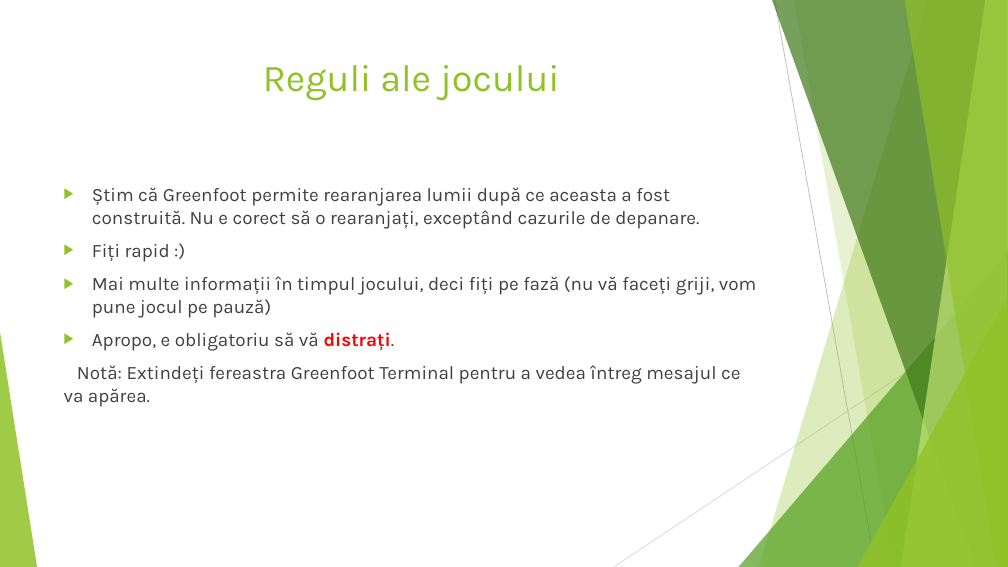
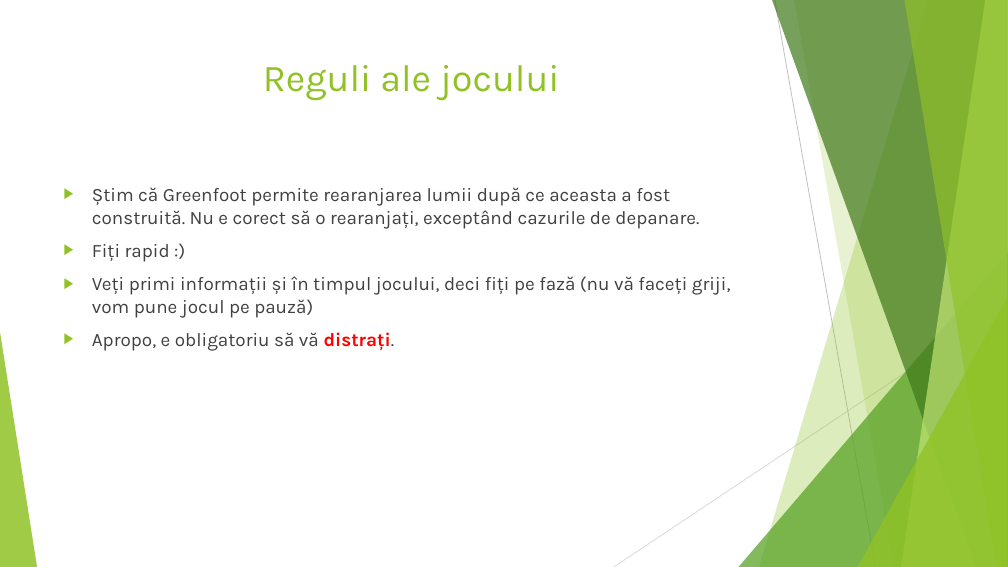
Before and after one commit to minealex2244/Fasty, a slide deck: slide 3 of Fasty.pptx. Drawn at 1008x567 pixels with LibreOffice and Linux fonts; fonts in the diff are those of the drawing. Boxes give left, top, right and bottom in pixels: in the first picture for what was removed or moved away, otherwise in the second. Text is boxed around its words. In the diff, an @@ line names an element or a change of style, - is before the commit and + after.

```diff
--- a/Fasty.pptx
+++ b/Fasty.pptx
@@ text at (92, 276, 731, 318): text changed @@
-▶ Mai multe informații în timpul jocului, deci fiți pe fază (nu vă faceți griji, vom pune jocul pe pauză)
+▶ Veți primi informații și în timpul jocului, deci fiți pe fază (nu vă faceți griji, vom pune jocul pe pauză)
@@ text at (64, 365, 740, 407): paragraph removed @@
-Notă: Extindeți fereastra Greenfoot Terminal pentru a vedea întreg mesajul ce va apărea.
```
Also in this commit, not shown: 4 other slides changed, 8 other files.
